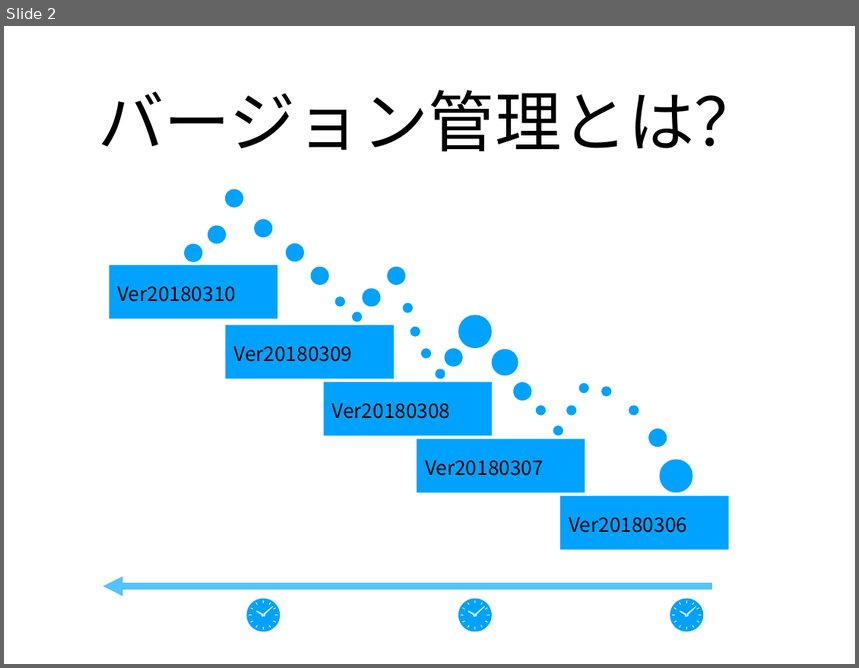
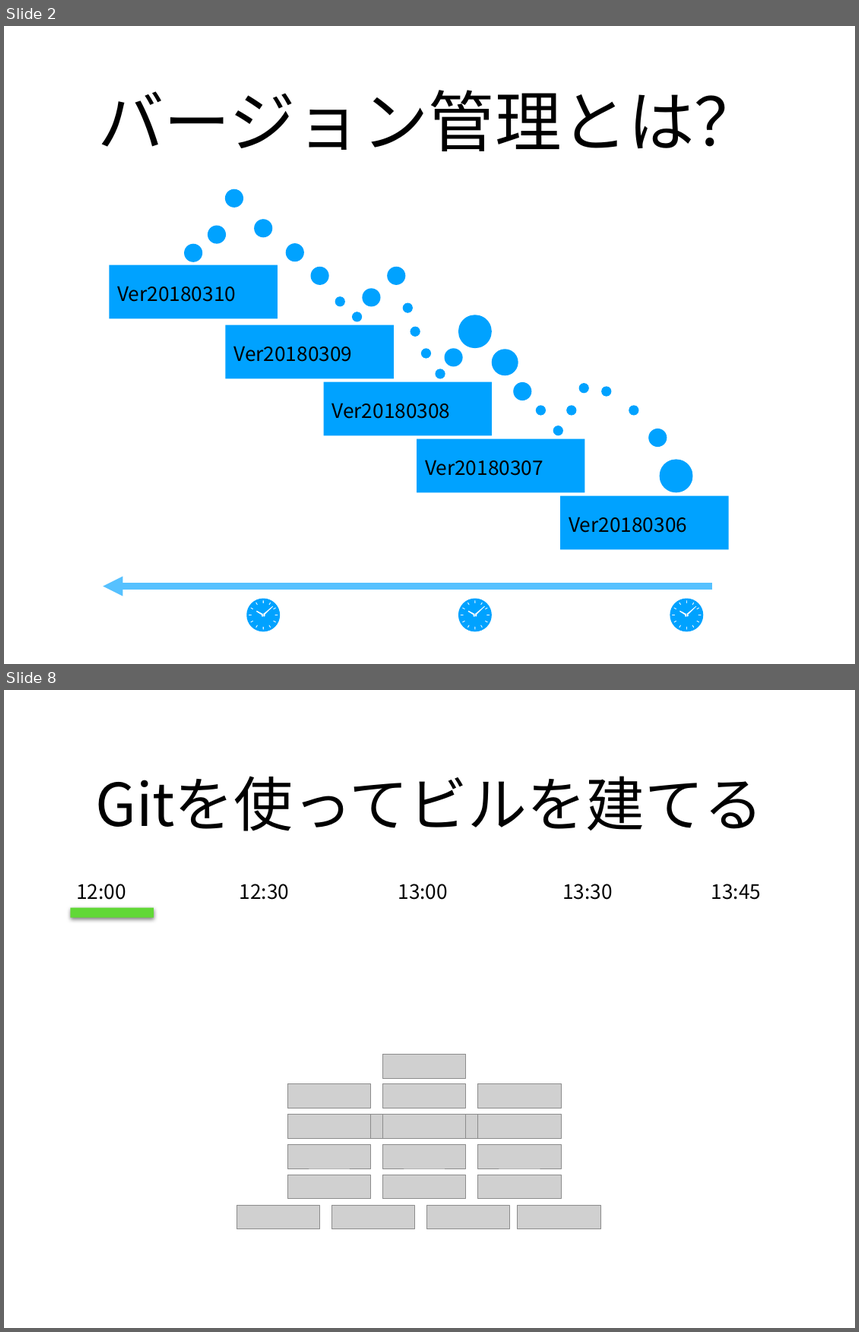
Before and after one commit to xu1718191411/NagoyaStudy, a slide deck: Git入門.pptx. Shown one above the other, each under a label of ours: slide 2 before the commit, slides 2 and 8 after it; the slides between them are not shown. The pictures are 859x668 and 859x1332 pixels, drawn with LibreOffice and Linux fonts; fonts in the diff are those of the drawing; grey boxes stand for pictures. Boxes give left, top, right and bottom in pixels: in the first picture for what was removed or moved away, otherwise in the second. Text is boxed around its words. In the diff, an @@ line names an element or a change of style, - is before the commit and + after.

```diff
--- a/Git入門.pptx
+++ b/Git入門.pptx
@@ slide 8 added at (4, 690, 855, 1328), background #FFFFFF @@
@@ title added at (96, 776, 764, 831), 71.2 pt, text #000000 @@
+Gitを使ってビルを建てる
@@ text added at (76, 884, 126, 900), 24 pt, text #000000 @@
+12:00
@@ text added at (240, 884, 290, 900), 24 pt, text #000000 @@
+12:30
@@ text added at (398, 884, 449, 900), 24 pt, text #000000 @@
+13:00
@@ text added at (563, 884, 613, 900), 24 pt, text #000000 @@
+13:30
@@ text added at (712, 884, 762, 900), 24 pt, text #000000 @@
+13:45
@@ rectangle added at (70, 908, 154, 917), fill #61D836 @@
@@ picture added at (383, 1055, 466, 1078) @@
@@ group added at (287, 1084, 561, 1138): 6 pictures @@
@@ picture added at (341, 1114, 424, 1138) @@
@@ picture added at (436, 1114, 519, 1138) @@
@@ group added at (287, 1145, 561, 1198): 6 pictures @@
@@ group added at (237, 1205, 601, 1230): 4 pictures @@
```
Also in this commit, not shown: 2 slides changed, 15 other slides added, 7 slides removed, 1 other file.
